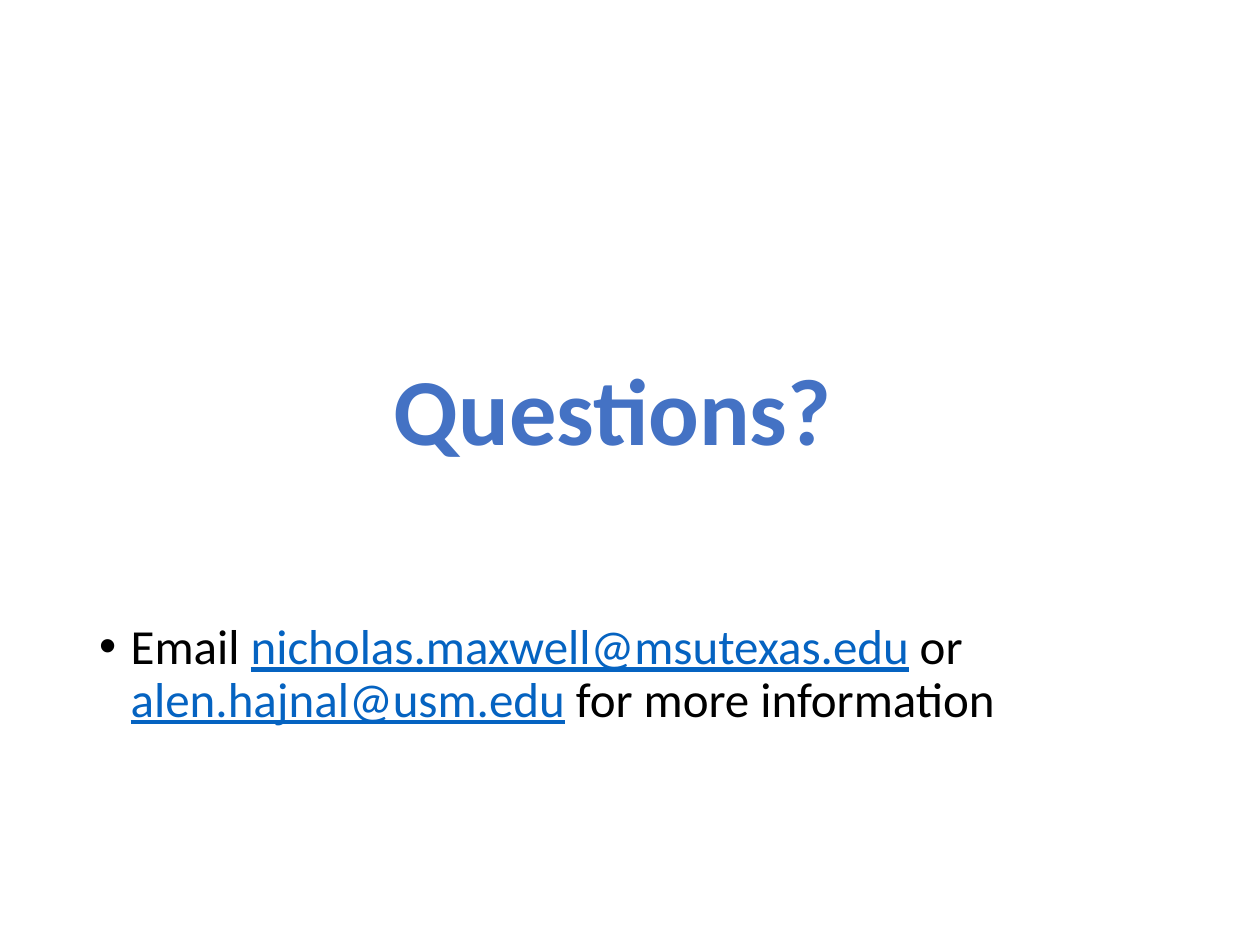
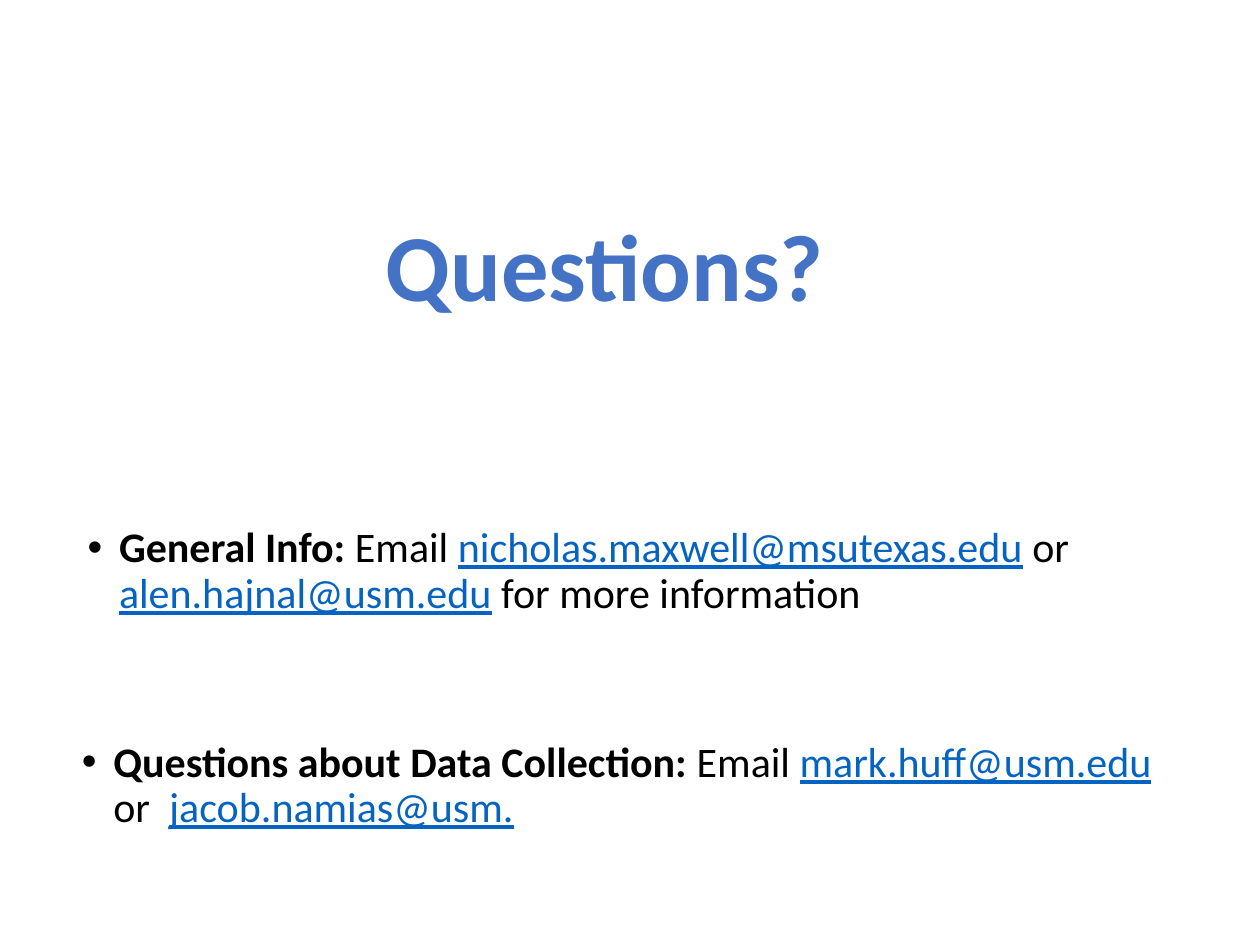
Before and after one commit to npm27/Affordance-Norms, a slide deck: slide 32 of 5 Presentations/UCONN 2022.pptx (slide 31 before the commit). Drawn at 1260x945 pixels with LibreOffice and Linux fonts; fonts in the diff are those of the drawing. Boxes give left, top, right and bottom in pixels: in the first picture for what was removed or moved away, otherwise in the second. Text is boxed around its words. In the diff, an @@ line names an element or a change of style, - is before the commit and + after.

```diff
--- a/5 Presentations/UCONN 2022.pptx
+++ b/5 Presentations/UCONN 2022.pptx
@@ text "Questions?" moved from (x1=394, y1=378, x2=832, y2=457) to (x1=386, y1=234, x2=824, y2=313) @@
@@ text at (x1=119, y1=532, x2=1069, y2=616): text changed; size 28 to 24 pt @@
-• Email nicholas.maxwell@msutexas.edu or alen.hajnal@usm.edu for more information
+• General Info: Email nicholas.maxwell@msutexas.edu or alen.hajnal@usm.edu for more information
@@ text added at (x1=113, y1=747, x2=1152, y2=830), 24 pt, text #000000 @@
+• Questions about Data Collection: Email mark.huff@usm.edu or jacob.namias@usm.
```
Also in this commit, not shown: 12 other slides changed, 2 slides added, 1 slide removed.
